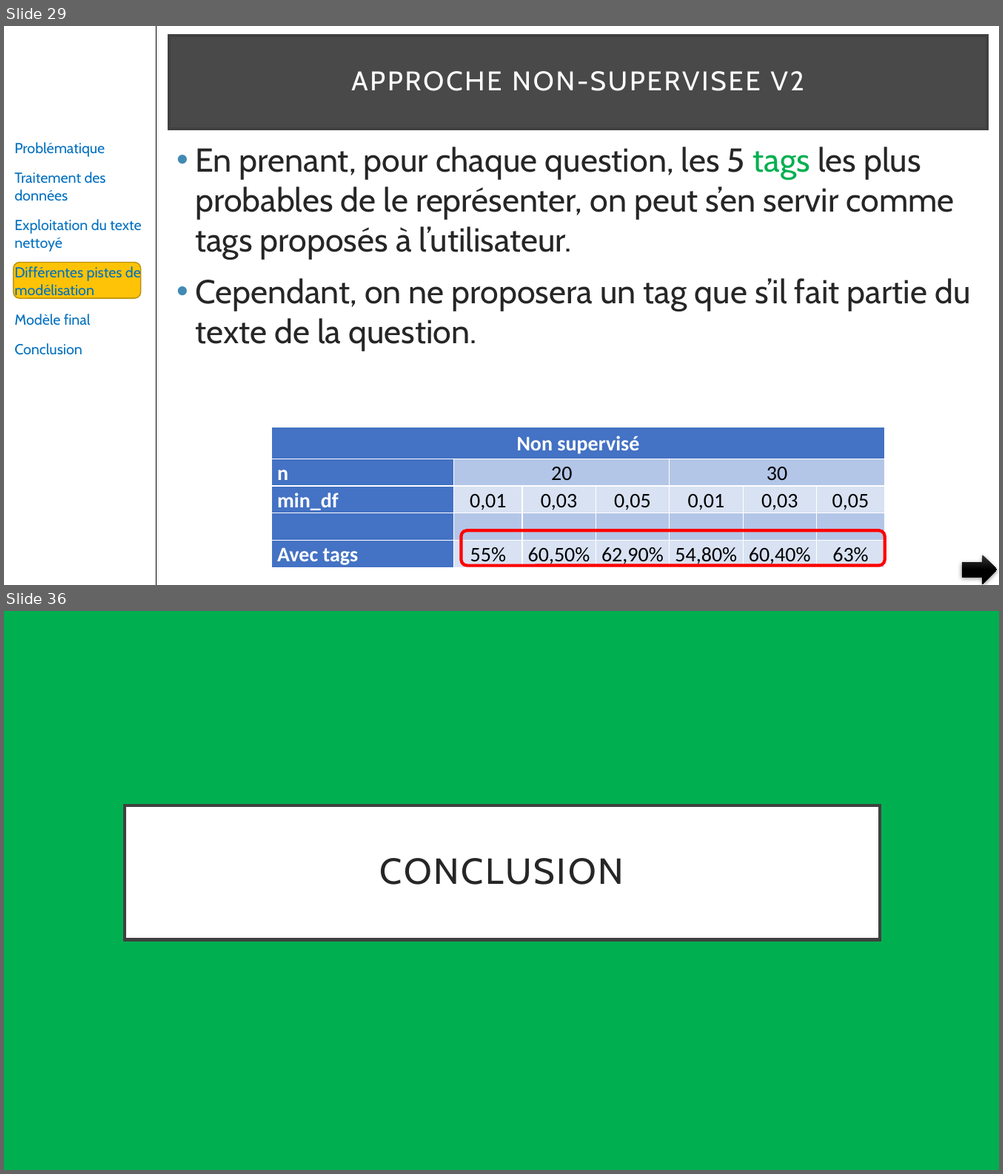
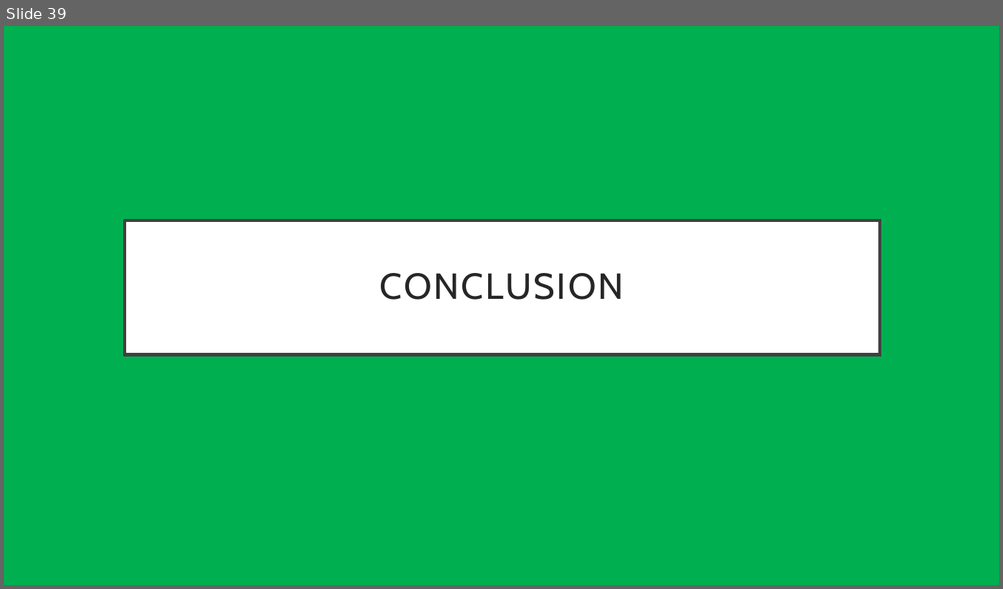
Before and after one commit to pfroide/python, a slide deck: Projet_7/p7.pptx. Shown one above the other, each under a label of ours: slides 29 and 36 before the commit, slide 39 after it; the slides between them are not shown. The pictures are 1003x1174 and 1003x589 pixels, drawn with LibreOffice and Linux fonts; fonts in the diff are those of the drawing. Boxes give left, top, right and bottom in pixels: in the first picture for what was removed or moved away, otherwise in the second. Text is boxed around its words. In the diff, an @@ line names an element or a change of style, - is before the commit and + after.

Commit message:
Première version finalisée

```diff
--- a/Projet_7/p7.pptx
+++ b/Projet_7/p7.pptx
@@ slide 29 removed at (4, 26, 999, 585), background #FFFFFF @@
@@ line removed from (156, 26) to (156, 585) @@
@@ title removed at (169, 36, 987, 129) @@
-APPROCHE NON-SUPERVISEE V2
@@ text removed at (14, 142, 141, 355) @@
-Problématique
-Traitement des données
-Exploitation du texte nettoyé
-Différentes pistes de modélisation
-Modèle final
-Conclusion
@@ text removed at (195, 147, 970, 351) @@
-• En prenant, pour chaque question, les 5 tags les plus probables de le représenter, on peut s’en servir comme tags proposés à l’utilisateur.
-• Cependant, on ne proposera un tag que s’il fait partie du texte de la question.
@@ rounded rectangle removed at (14, 263, 142, 298) @@
@@ table removed at (272, 427, 885, 570), 5 rows, 7 columns @@
-Non supervisé |  |  |  |  |  | 
-n | 20 |  |  | 30 |  | 
-min_df | 0,01 | 0,03 | 0,05 | 0,01 | 0,03 | 0,05
- |  |  |  |  |  | 
-Avec tags | 55% | 60,50% | 62,90% | 54,80% | 60,40% | 63%
@@ rounded rectangle removed at (461, 531, 885, 565) @@
@@ right arrow removed at (962, 556, 997, 585) @@
@@ what was slide 36 is now slide 39 @@
```
Also in this commit, not shown: 5 slides changed, 33 slides added, 29 other slides removed.
